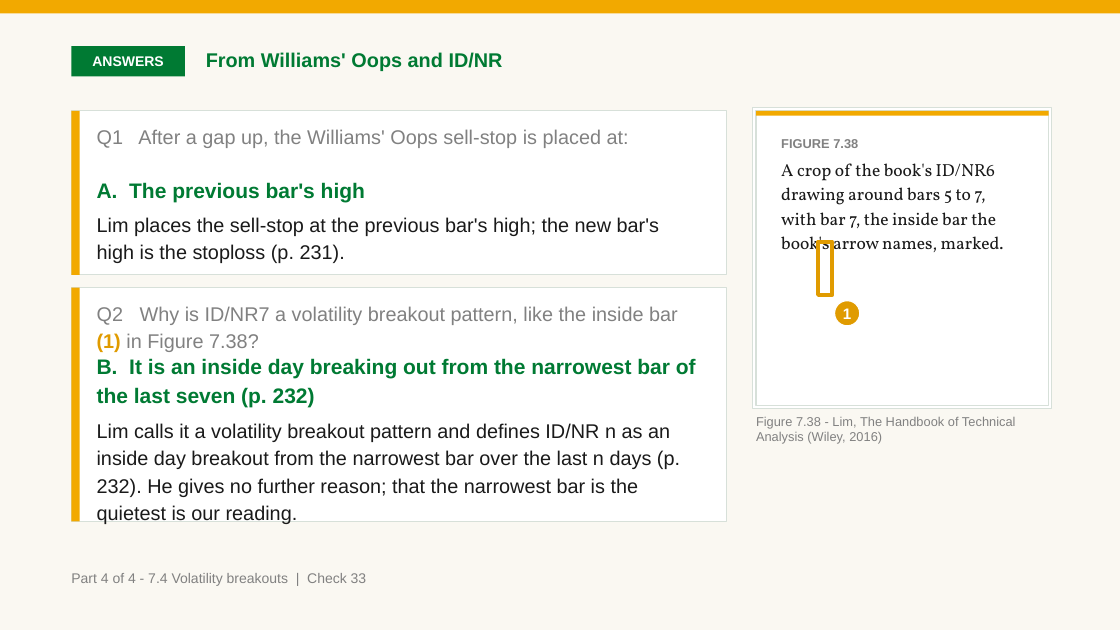
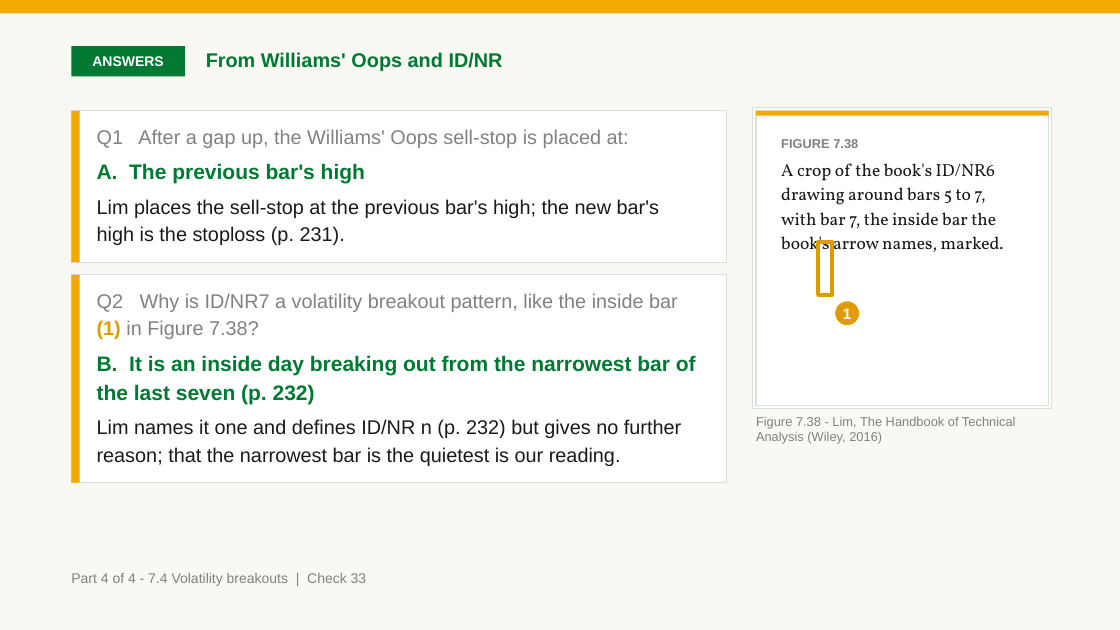
Before and after one commit to benjiesotelo-sudo/Telos_FIN1209, a slide deck: slide 248 of chapter-07/FIN1209-Chapter-07.pptx. Drawn at 1120x630 pixels with LibreOffice and Linux fonts; fonts in the diff are those of the drawing. Boxes give left, top, right and bottom in pixels: in the first picture for what was removed or moved away, otherwise in the second. Text is boxed around its words. In the diff, an @@ line names an element or a change of style, - is before the commit and + after.

Commit message:
Chapter 7: give the Check 33 answer cards a true bottom margin
Measure the answer cards with Arial's real widths and PowerPoint's
1.15 line pitch, so the Q2 card no longer ends on its last line;
the Q2 reason keeps Lim's silence and our reading in one sentence.

```diff
--- a/chapter-07/FIN1209-Chapter-07.pptx
+++ b/chapter-07/FIN1209-Chapter-07.pptx
@@ rectangle: place and size @@
-rectangle at [71,111,727,275]
+rectangle at [71,111,727,262]
@@ rectangle: place and size @@
-rectangle at [71,111,80,275]
+rectangle at [71,111,80,262]
@@ text "A. The previous bar's high": place and size @@
-text "A. The previous bar's high" at [97,182,659,263]
+text "A. The previous bar's high" at [97,163,659,245]
@@ rectangle: place and size @@
-rectangle at [71,287,727,521]
+rectangle at [71,275,727,482]
@@ rectangle: place and size @@
-rectangle at [71,287,80,521]
+rectangle at [71,275,80,482]
@@ text "Q2 Why is ID/NR7 a ...": place and size @@
-text "Q2 Why is ID/NR7 a ..." at [97,306,678,352]
+text "Q2 Why is ID/NR7 a ..." at [97,293,678,339]
@@ text at [97,419,681,466]: text changed @@
-Lim calls it a volatility breakout pattern and defines ID/NR n as an inside day breakout from the narrowest bar over the last n days (p. 232). He gives no further reason; that the narrowest bar is the quietest is our reading.
+Lim names it one and defines ID/NR n (p. 232) but gives no further reason; that the narrowest bar is the quietest is our reading.
```
Also in this commit, not shown: 2 other files.
